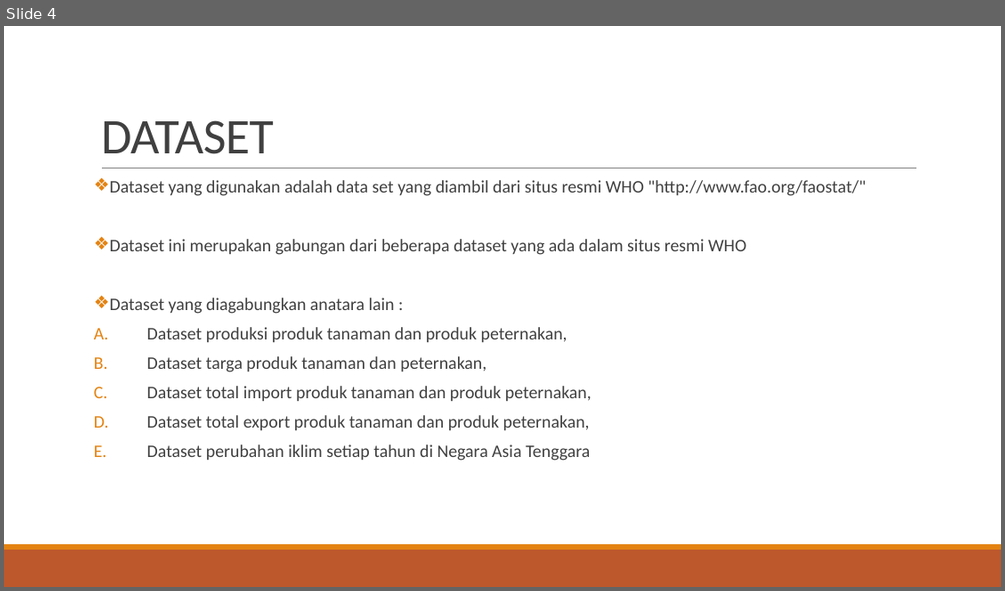
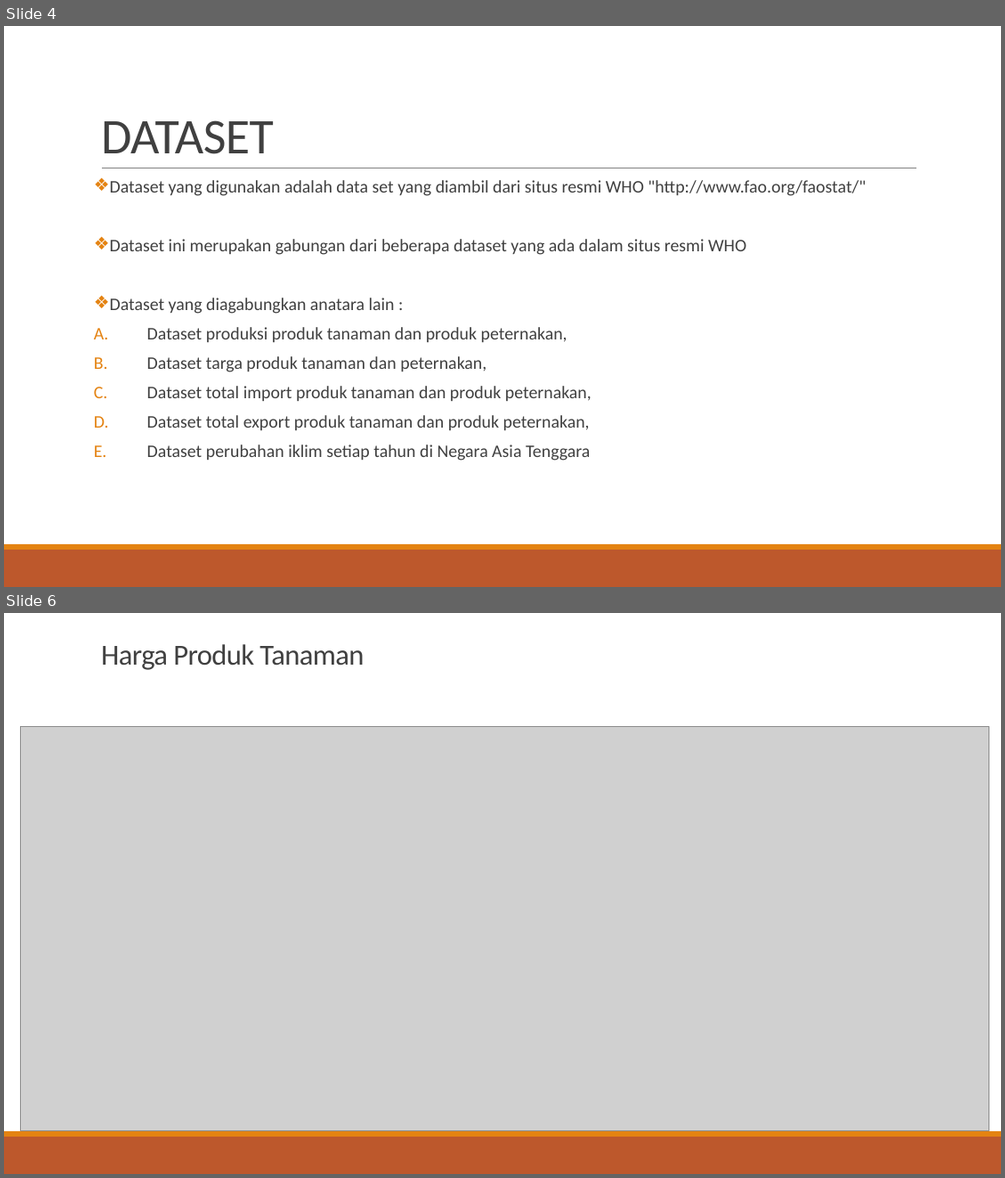
Before and after one commit to DWahyuA/FP_JCDS_DwiWahyuAndrian, a slide deck: FINAL PROJECT.pptm. Shown one above the other, each under a label of ours: slide 4 before the commit, slides 4 and 6 after it; the slides between them are not shown. The pictures are 1005x591 and 1005x1178 pixels, drawn with LibreOffice and Linux fonts; fonts in the diff are those of the drawing; grey boxes stand for pictures. Boxes give left, top, right and bottom in pixels: in the first picture for what was removed or moved away, otherwise in the second. Text is boxed around its words. In the diff, an @@ line names an element or a change of style, - is before the commit and + after.

```diff
--- a/FINAL PROJECT.pptm
+++ b/FINAL PROJECT.pptm
@@ slide 6 added at [4, 613, 1001, 1174], background #FFFFFF; not listed: 2 template elements that a slide beside it also shows @@
@@ title added at [101, 644, 364, 670], 28 pt, text #404040 @@
+Harga Produk Tanaman
@@ picture added at [21, 727, 989, 1130] @@
```
Also in this commit, not shown: 12 other slides added, 1 slide removed, 33 other files.
